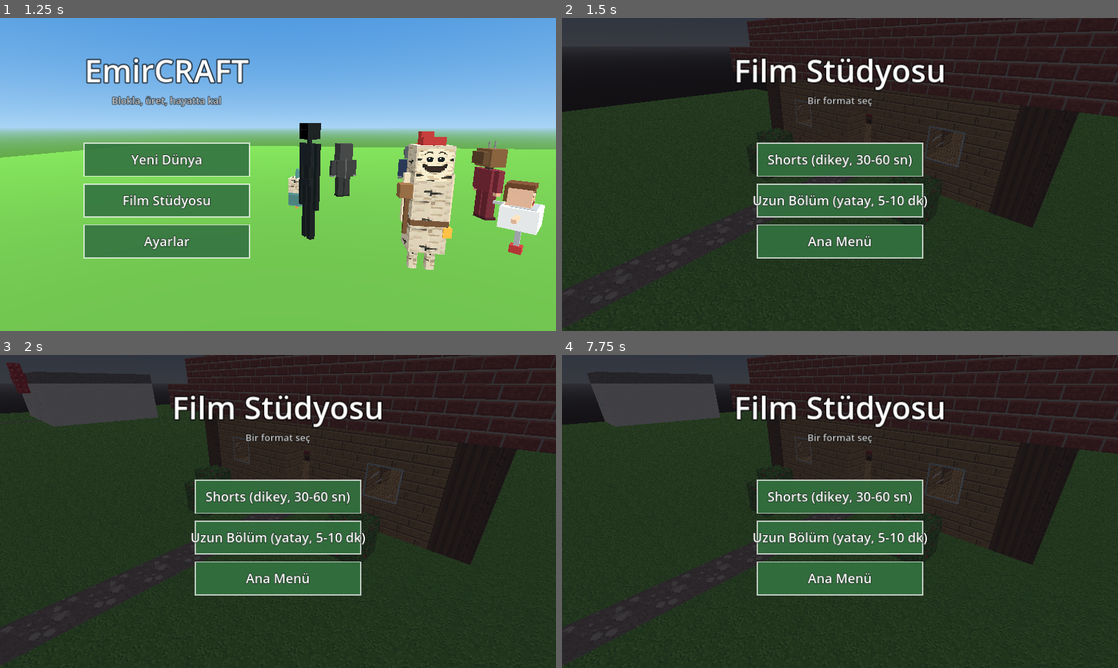
Above: before the commit, frames 1-4 (two rows, left to right).
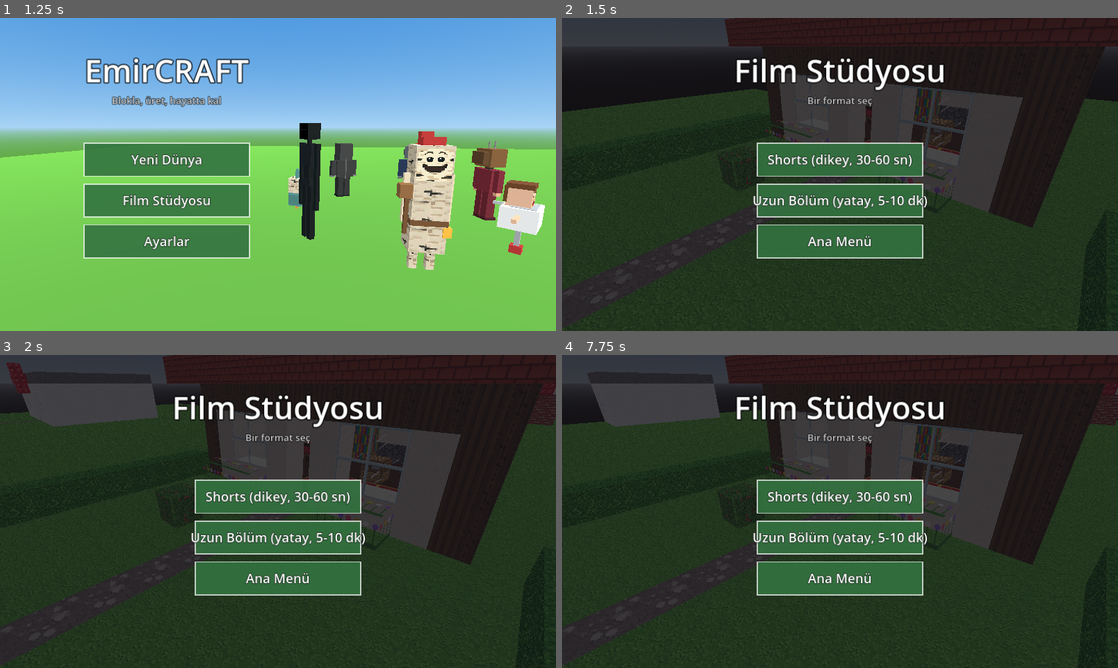
Above: after the commit, the same moments.

Repository: exposhoes/test-project
Game: Godot game, scene res://scenes/menu.tscn
Two runs of this game, one before a commit and one after it. Both use one fixed random seed, a clock stepped at 60 frames per second and the inputs below.
Inputs (mouse positions are in pixels of both pictures, inside the frame that each line leads up to):
- Up to frame 1 (1.25 s): tap Enter at 0.5 s; move the mouse to (400, 158) at 0.52 s; hold D from 0.53 s (still down); tap E at 0.6 s; click (400, 158) at 0.67 s; tap Space at 0.77 s
- Up to frame 2 (1.5 s): release D at 1.25 s; drag from (728, 190) to (812, 237) at 1.27 s
- Up to frame 3 (2 s): no input
- Up to frame 4 (7.75 s): move the mouse to (895, 442) at 2.02 s; hold D 2.03-2.75 s; tap 1 at 2.1, 5.1 s; tap Space at 2.75, 3.77, 6.77 s; drag from (812, 574) to (673, 464) at 2.77 s; move the mouse to (1006, 558) at 3.52 s; hold A 3.53-4.25 s; tap E at 3.6, 6.6 s; drag from (673, 464) to (756, 433) at 4.27 s; move the mouse to (867, 511) at 5.02 s; hold S 5.03-5.75 s; click (867, 511) at 5.17 s; drag from (756, 433) to (728, 527) at 5.77 s; move the mouse to (962, 495) at 6.52 s; hold W 6.53-7.25 s; drag from (728, 527) to (812, 574) at 7.27 s

Frame 1 is identical in both runs. In frame 2, 11% of the frame differs, in the area x 0-100%, y 0-100%; in frame 3, 11%; in frame 4, 11%.

Commit message:
feat: daha gerçekçi ev seti — sıva duvar, kiremit çatı, kitaplık, halı, çiçekler
6 yeni blok (PLASTER, ROOF_TILE, BOOKSHELF, RUG, DARK_PLANKS, FLOWERS) geçici dokularla;
görsel istemleri docs/gorsel-istemleri-film.md'de. Ekran kanıtları production/qa/evidence/set_ev_*.

Task: docs/PLAN.md madde 10 (film seti)

Co-Authored-By: Claude Opus 5.5 (1M context) <noreply@anthropic.com>
Claude-Session: https://claude.ai/code/session_01KRhNwPxmVH81aTY9jHD8HA

Diff:
--- a/scripts/film/film_sets.gd
+++ b/scripts/film/film_sets.gd
@@ -190,33 +190,50 @@
 ## İçeride yatak (sol arka), mutfak (sağ arka: tezgâh + ocak), masa, çanta sandığı, fener.
 func _build_house(o: Vector3i) -> void:
 	_fill(o, Vector3i(-1, -1, -1), Vector3i(9, -1, 7), Blocks.COBBLESTONE)
-	_fill(o, Vector3i(0, -1, 0), Vector3i(8, -1, 6), Blocks.PLANKS)
-	_walls(o, Vector3i(-1, 0, -1), Vector3i(9, 2, 7), Blocks.PLANKS)
+	_fill(o, Vector3i(0, -1, 0), Vector3i(8, -1, 6), Blocks.DARK_PLANKS)
+	# Sıva duvarlar, kütük köşe direkleri ve tavan kirişi.
+	_walls(o, Vector3i(-1, 0, -1), Vector3i(9, 3, 7), Blocks.PLASTER)
 	for c in [Vector3i(-1, 0, -1), Vector3i(9, 0, -1), Vector3i(-1, 0, 7), Vector3i(9, 0, 7)]:
-		_fill(o, c, c + Vector3i(0, 2, 0), Blocks.LOG)
-	# Kademeli çatı (arka ve önden içeri doğru daralır).
-	for step in 4:
-		_fill(o, Vector3i(-2, 3 + step, -2 + step), Vector3i(10, 3 + step, 8 - step), Blocks.BRICKS)
-	_fill(o, Vector3i(-1, 3, -1), Vector3i(9, 3, 7), Blocks.BRICKS)
-	# Kapı (ön duvar ortası) ve pencereler.
-	_fill(o, Vector3i(4, 0, 7), Vector3i(4, 1, 7), Blocks.AIR)
-	for w in [Vector3i(1, 1, 7), Vector3i(7, 1, 7), Vector3i(2, 1, -1), Vector3i(6, 1, -1), Vector3i(-1, 1, 3), Vector3i(9, 1, 3)]:
-		_put(o + w, Blocks.GLASS)
-	# Eşyalar.
+		_fill(o, c, c + Vector3i(0, 3, 0), Blocks.LOG)
+	_walls(o, Vector3i(-1, 3, -1), Vector3i(9, 3, 7), Blocks.LOG)
+	_fill(o, Vector3i(-1, 0, -1), Vector3i(9, 0, -1), Blocks.COBBLESTONE)
+	# Kiremit beşik çatı (önden ve arkadan içe doğru eğimli), alınlıklar sıva.
+	for step in 5:
+		_fill(o, Vector3i(-2, 4 + step, -2 + step), Vector3i(10, 4 + step, 8 - step), Blocks.ROOF_TILE)
+		if step < 4:
+			_fill(o, Vector3i(-1, 4 + step, -1 + step), Vector3i(-1, 4 + step, 7 - step), Blocks.PLASTER)
+			_fill(o, Vector3i(9, 4 + step, -1 + step), Vector3i(9, 4 + step, 7 - step), Blocks.PLASTER)
+	_fill(o, Vector3i(0, 4, 0), Vector3i(8, 4, 6), Blocks.PLANKS)
+	# Kapı (ön duvar ortası, 3 blok yüksek) ve iki blokluk pencereler.
+	_fill(o, Vector3i(4, 0, 7), Vector3i(4, 2, 7), Blocks.AIR)
+	for w in [Vector3i(1, 1, 7), Vector3i(6, 1, 7), Vector3i(1, 1, -1), Vector3i(6, 1, -1)]:
+		_fill(o, w, w + Vector3i(1, 1, 0), Blocks.GLASS)
+	for w in [Vector3i(-1, 1, 2), Vector3i(9, 1, 2)]:
+		_fill(o, w, w + Vector3i(0, 1, 1), Blocks.GLASS)
+	# Emir'in odası: yatak, kitaplık, sandık.
 	_put(o + Vector3i(1, 0, 1), Blocks.BED)
 	_put(o + Vector3i(1, 0, 2), Blocks.BED)
+	_fill(o, Vector3i(2, 0, 0), Vector3i(3, 1, 0), Blocks.BOOKSHELF)
+	_put(o + Vector3i(1, 0, 5), Blocks.CHEST)
+	# Mutfak: tezgah, fırın, dolap.
 	_put(o + Vector3i(7, 0, 0), Blocks.CRAFTING_TABLE)
 	_put(o + Vector3i(8, 0, 0), Blocks.FURNACE)
 	_put(o + Vector3i(6, 0, 0), Blocks.CHEST)
+	# Oturma alanı: masa ve kırmızı halı.
 	_put(o + Vector3i(5, 0, 3), Blocks.CRAFTING_TABLE)
-	_put(o + Vector3i(1, 0, 5), Blocks.CHEST)
-	_put(o + Vector3i(0, 2, 6), Blocks.LANTERN)
-	_put(o + Vector3i(8, 2, 6), Blocks.LANTERN)
-	# Ön bahçe: taş yol ve çalılar.
+	_fill(o, Vector3i(3, -1, 4), Vector3i(6, -1, 5), Blocks.RUG)
+	_put(o + Vector3i(0, 3, 6), Blocks.LANTERN)
+	_put(o + Vector3i(8, 3, 6), Blocks.LANTERN)
+	_put(o + Vector3i(4, 3, 2), Blocks.LANTERN)
+	# Ön bahçe: taş yol, çiçek tarhları, çit gibi çalı sırası.
 	for z in range(8, 17):
 		_put(o + Vector3i(4, -1, z), Blocks.GRAVEL)
-	for b in [Vector3i(1, 0, 9), Vector3i(7, 0, 9), Vector3i(2, 0, 10)]:
-		_put(o + b, Blocks.BERRY_BUSH)
+	for x in [0, 1, 2, 6, 7]:
+		_put(o + Vector3i(x, 0, 8), Blocks.FLOWERS)
+	for z in range(8, 16):
+		_put(o + Vector3i(-2, 0, z), Blocks.LEAVES)
+		_put(o + Vector3i(11, 0, z), Blocks.LEAVES)
+	_put(o + Vector3i(2, 0, 11), Blocks.BERRY_BUSH)
 
 
 ## Okul: tuğla bina, önde sınıf (sıralar, kara tahta), arkada oyun bahçesi (kaydırak, top alanı).
--- a/scripts/world/block_atlas.gd
+++ b/scripts/world/block_atlas.gd
@@ -111,5 +111,26 @@
 				c = base.darkened(0.12)
 			elif texture_name.begins_with("toy_brick") and Vector2(x % 16, y % 16).distance_to(Vector2(8, 8)) < 4.5:
 				c = base.lightened(0.2)
+			elif texture_name == "roof_tile":
+				# Üst üste binen kiremit sıraları.
+				var row := y / 6
+				c = base.darkened(0.35) if y % 6 == 5 or (x + row * 4) % 8 == 0 else base.lightened(0.08 * (y % 6) / 5.0)
+			elif texture_name == "bookshelf":
+				var shelf := y % 16 < 2 or x < 2 or x >= TILE - 2
+				var book_colors: Array[Color] = [Color("c0392b"), Color("2e86c1"), Color("27ae60"), Color("f1c40f"), Color("8e44ad"), Color("e67e22")]
+				c = Blocks.PLACEHOLDER_COLORS["planks"].darkened(0.1) if shelf else book_colors[(x / 3 + (y / 16) * 2) % book_colors.size()].darkened(0.1 if x % 3 == 0 else 0.0)
+			elif texture_name == "rug":
+				var border := x < 3 or y < 3 or x >= TILE - 3 or y >= TILE - 3
+				var diamond: bool = absi(x - TILE / 2) + absi(y - TILE / 2) in [8, 9]
+				c = Color("e0b040") if border or diamond else base.darkened(rng.randf_range(0.0, 0.08))
+			elif texture_name == "dark_planks" and y % 8 == 0:
+				c = base.darkened(0.35)
+			elif texture_name == "plaster":
+				c = base.darkened(rng.randf_range(0.0, 0.06))
+			elif texture_name == "flowers":
+				var stem := x % 8 == 4 and y > 12
+				var bloom := Vector2(x % 8, y).distance_to(Vector2(4, 10)) < 2.5
+				var petal: Color = [Color("ff5a8a"), Color("ffd23f"), Color("ffffff"), Color("b07aff")][(x / 8) % 4]
+				c = petal if bloom else (base if stem or y > 26 else Color.TRANSPARENT)
 			img.set_pixel(x, y, c)
 	return img
--- a/scripts/world/blocks.gd
+++ b/scripts/world/blocks.gd
@@ -39,6 +39,12 @@
 	BED,
 	CHEST,
 	BERRY_BUSH,
+	PLASTER,
+	ROOF_TILE,
+	BOOKSHELF,
+	RUG,
+	DARK_PLANKS,
+	FLOWERS,
 }
 
 ## Yüz yönleri: +X, -X, +Y, -Y, +Z, -Z
@@ -80,6 +86,12 @@
 	BED: {"name": "Yatak", "top": "bed_top", "side": "bed_side", "bottom": "planks"},
 	BERRY_BUSH: {"name": "Çilek Çalısı", "all": "berry_bush", "transparent": true},
 	CHEST: {"name": "Sandık", "top": "chest_top", "side": "chest_side", "bottom": "planks"},
+	PLASTER: {"name": "Sıva Duvar", "all": "plaster"},
+	ROOF_TILE: {"name": "Kiremit", "all": "roof_tile"},
+	BOOKSHELF: {"name": "Kitaplık", "top": "planks", "side": "bookshelf", "bottom": "planks"},
+	RUG: {"name": "Halı", "all": "rug"},
+	DARK_PLANKS: {"name": "Koyu Tahta", "all": "dark_planks"},
+	FLOWERS: {"name": "Çiçek", "all": "flowers", "transparent": true},
 }
 
 ## Görsel gelene kadar kullanılan geçici renkler (doku adı -> renk).
@@ -124,6 +136,12 @@
 	"chest_top": Color("a8733e"),
 	"berry_bush": Color("3f7a2a"),
 	"chest_side": Color("a8733e"),
+	"plaster": Color("efe8d8"),
+	"roof_tile": Color("b8452e"),
+	"bookshelf": Color("6b4a2a"),
+	"rug": Color("b3262e"),
+	"dark_planks": Color("5a3b22"),
+	"flowers": Color("3f8a2e"),
 }
 
 
Binary file added: production/qa/evidence/set_ev_dis_gercekci.png
Binary file added: production/qa/evidence/set_ev_ic_gercekci.png
Not shown, changed: docs/gorsel-istemleri-film.md
